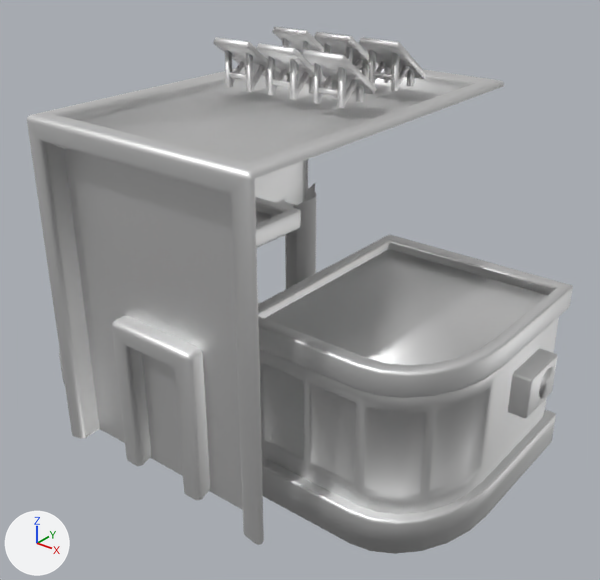
The FBX model Assets/NOTFUN/Cartoon City - Building Pack 1_1/Meshes/Building/Building_001.fbx as it was, and as the next commit left it.
Both versions are drawn from a 50 mm lens placed at (11.51, -13.36, 11.69), pointed at (0.59, 0.29, 3.23). Lighting does not change. The marker at lower left points along +X, +Y and +Z. Where no turn or scale is listed for an object, it has been applied to the vertices. Vertices at the same position are counted once.

The scene before the commit, as lines of its bpy script (objects in view):
```python
me_building_001 = bpy.data.meshes.new('Building_001')
me_building_001.from_pydata(...)  # 358 vertices, 321 faces; spans x -1.91..3.1, y -2.87..2.87, z 0.0..4.06
me_building_001.materials.append(mat_m_city_tex_008)  # white #e7e7e7
me_building_001_001 = bpy.data.meshes.new('Building_001.001')
me_building_001_001.from_pydata(...)  # 779 vertices, 801 faces; spans x -219.0..355.0, y 0.0..726.0, z -328.0..328.0
me_building_001_001.materials.append(mat_m_city_tex_010)  # white #e7e7e7
me_building_022 = bpy.data.meshes.new('Building_022')
me_building_022.from_pydata(...)  # 1872 vertices, 1390 faces; spans x -310.0..300.0, y -6.0..871.0, z -400.0..500.0
me_building_022.materials.append(mat_m_city_tex_009)  # white #e7e7e7
# before: 74 (250.0, 2.0, -388.0), 88 (250.0, 712.0, -388.0), 204 (250.0, 356.0, -388.0)
ob_building_001 = bpy.data.objects.new('Building_001', me_building_001)
ob_building_001.location = (3.24, 0.0, 0.0)
ob_building_001_001 = bpy.data.objects.new('Building_001.001', me_building_001_001)
ob_building_001_001.location = (-3.23, 0.0, 0.0)
ob_building_001_001.rotation_euler = (-1.571, 0.0, 0.0)  # degrees (-90, 0, 0)
ob_building_001_001.scale = (-0.00874, -0.00874, -0.00874)
ob_building_022 = bpy.data.objects.new('Building_022', me_building_022)
ob_building_022.location = (0.0, 0.0, 0.0)
ob_building_022.rotation_euler = (-1.571, 0.0, -3.142)  # degrees (-90, 0, -180)
ob_building_022.scale = (-0.01, -0.01, -0.01)
```
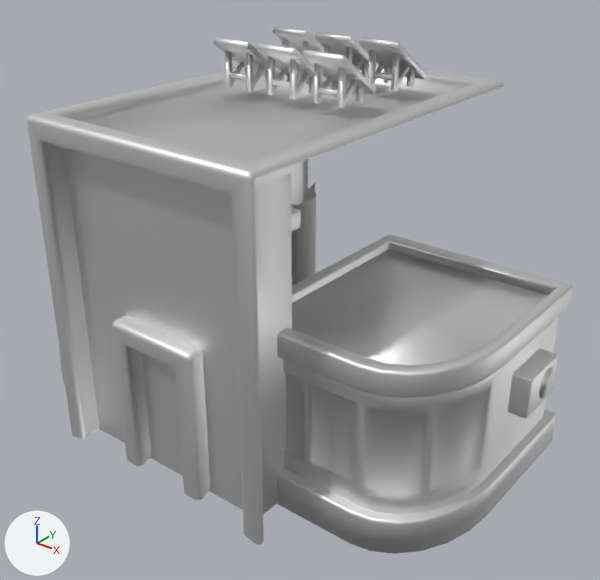
Where the change shows, as pixel boxes (x1, y1, x2, y2) in the pictures (600 x 580 px):
'Building_022', reshaped, turned: (27, 27, 504, 545) in both
part 1 of me_building_022, added: after (255, 173, 292, 514)
'Building_001.001', unchanged, covered by the edit: before (59, 197, 301, 385); after (59, 207, 301, 385)

The edits, one by one:
me_building_022 has 1872 vertices, 1390 faces and spans x -310.0..300.0, y -6.0..871.0, z -400.0..500.0.
me_building_022 is used by ob_building_022; location (0.0, 0.0, 0.0); rotation (-1.571, 0.0, -3.142), in degrees (-90, 0, -180); scale (-0.01, -0.01, -0.01).
Verts and faces of me_building_022; kept vertices keep their numbers, new ones are numbered from 1872.
Part 1, on me_building_022:
New vertices 1872, 1873, 1874 stand at vertices 74, 88, 204, in that order, plus (0.0, 0.0, 153.0).
New faces: (74, 1872, 1874, 204), (88, 204, 1874, 1873).
Object 'Building_022' (ob_building_022) turns from (-90, 0, -180) to (-90, 0, 180) degrees about x, y and z.
